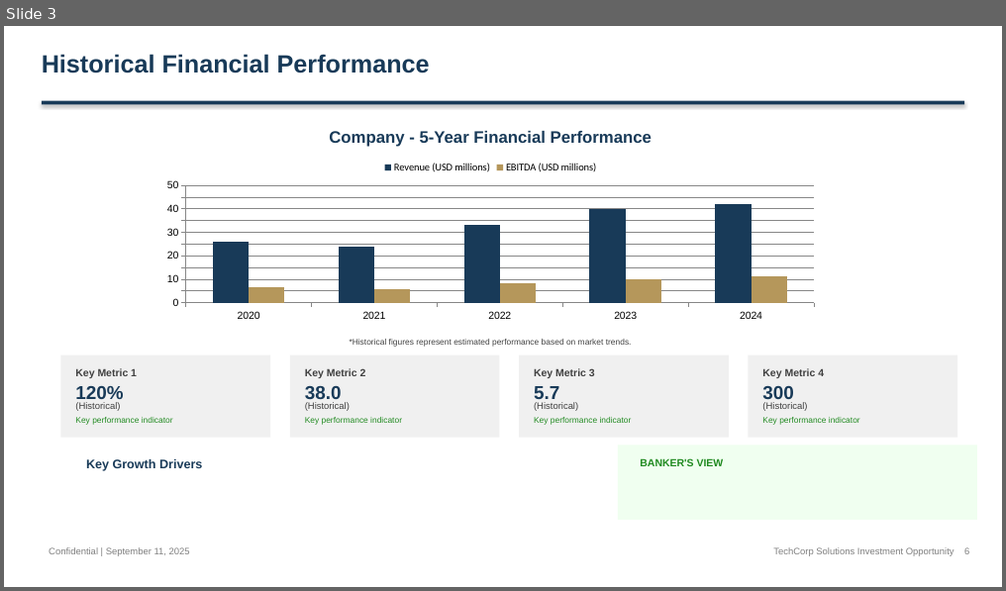
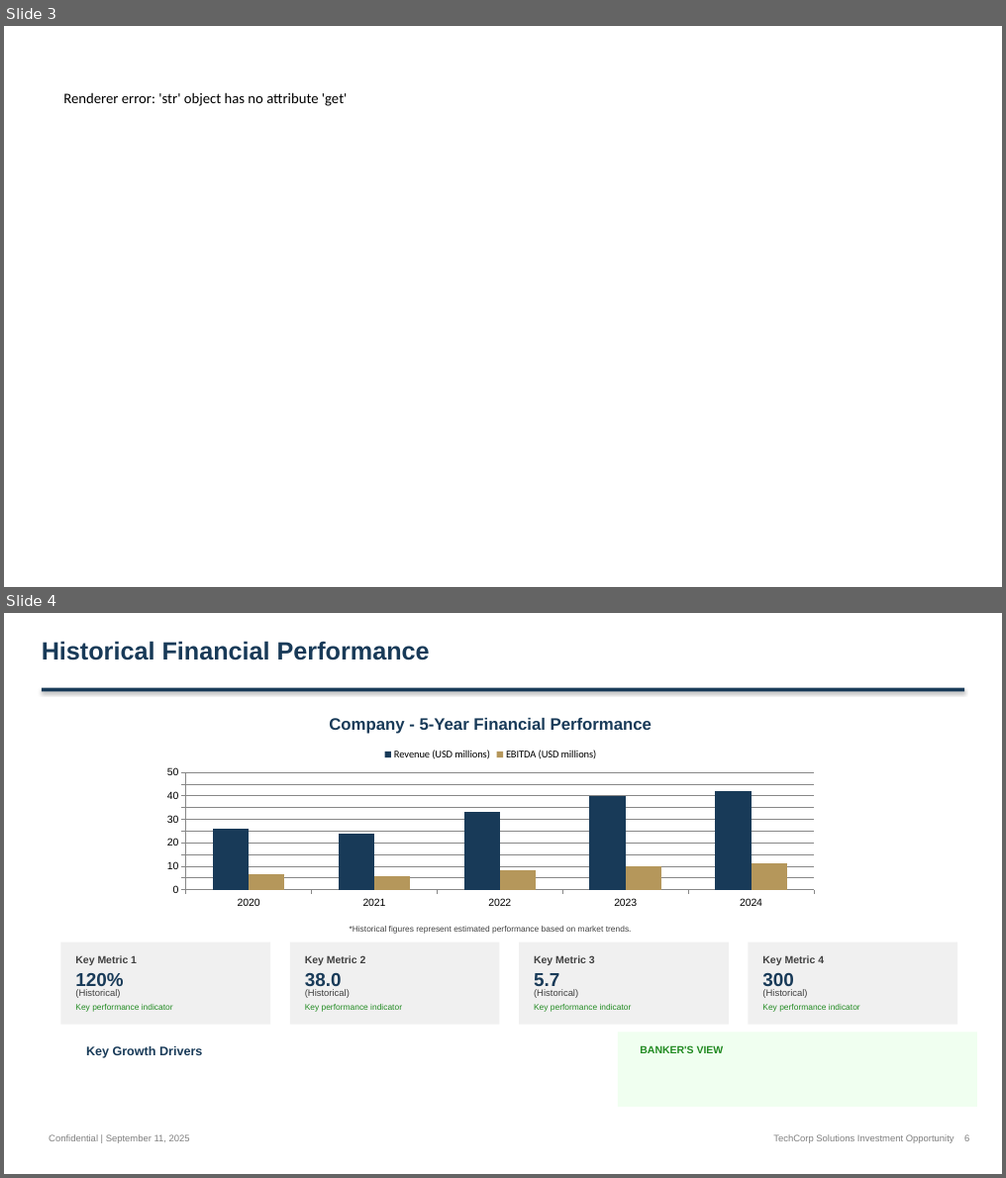
Before and after one commit to alinvb/slide_generator, a slide deck: output_presentation.pptx. Shown one above the other, each under a label of ours: slide 3 before the commit, slides 3 and 4 after it. The pictures are 1006x591 and 1006x1178 pixels, drawn with LibreOffice and Linux fonts; fonts in the diff are those of the drawing. Boxes give left, top, right and bottom in pixels: in the first picture for what was removed or moved away, otherwise in the second. Text is boxed around its words. In the diff, an @@ line names an element or a change of style, - is before the commit and + after.

```diff
--- a/output_presentation.pptx
+++ b/output_presentation.pptx
@@ slide 3 added at box(4, 26, 1002, 587), background #FFFFFF @@
@@ text added at box(63, 92, 347, 106), 14 pt, text #000000 @@
+Renderer error: 'str' object has no attribute 'get'
@@ what was slide 3 is now slide 4 @@
```
Also in this commit, not shown: 7 slides changed, 3 other slides added, 3 slides removed, 1 other file.
